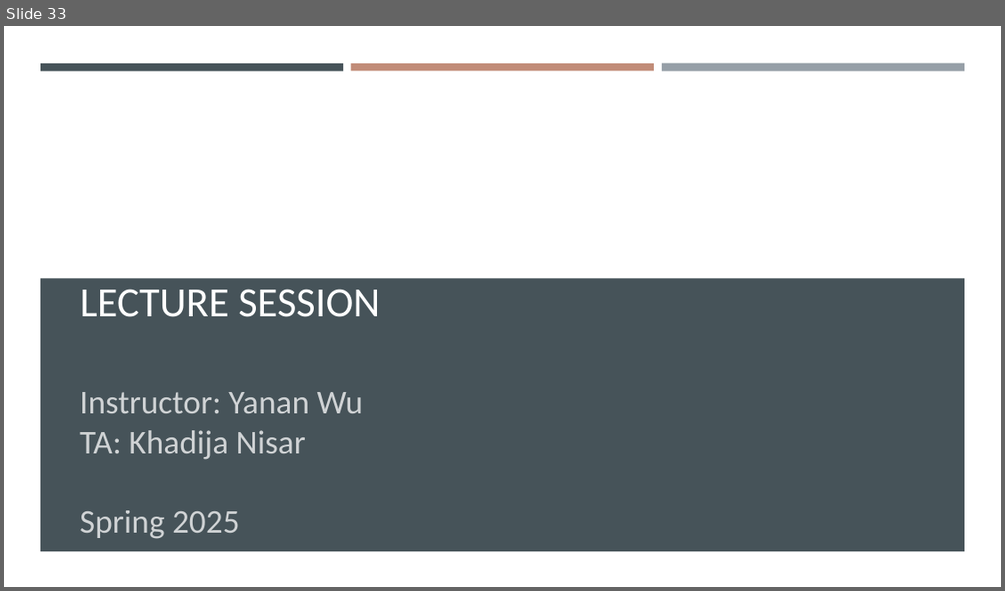
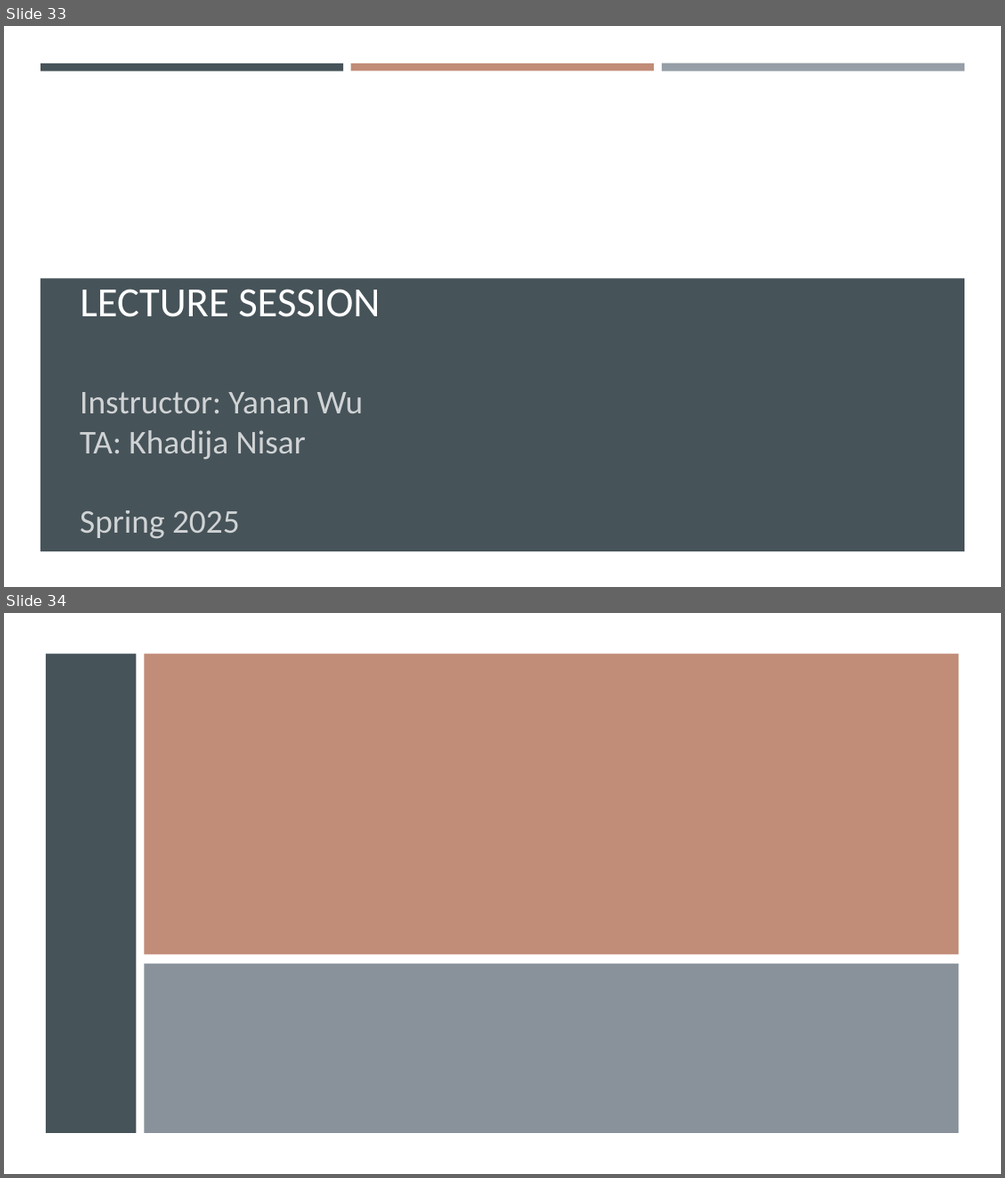
Before and after one commit to gisynw/geog-247, a slide deck: docs/Lectures/Week04/Week04_BivariateRegression.pptx. Shown one above the other, each under a label of ours: slide 33 before the commit, slides 33 and 34 after it. The pictures are 1005x591 and 1005x1178 pixels, drawn with LibreOffice and Linux fonts; fonts in the diff are those of the drawing; grey boxes stand for pictures; background and template pictures are left out. Boxes give left, top, right and bottom in pixels: in the first picture for what was removed or moved away, otherwise in the second. Text is boxed around its words. In the diff, an @@ line names an element or a change of style, - is before the commit and + after.

```diff
--- a/docs/Lectures/Week04/Week04_BivariateRegression.pptx
+++ b/docs/Lectures/Week04/Week04_BivariateRegression.pptx
@@ slide 34 added at [4,613,1001,1174], background #FFFFFF @@
@@ rectangle added at [4,613,1001,1174], fill #FFFFFF @@
@@ rectangle added at [46,653,137,1133], fill #465359 @@
@@ rectangle added at [144,653,958,954], fill #C18C78 @@
@@ rectangle added at [144,964,958,1134], fill #6C7781 at 80% opacity @@
```
Also in this commit, not shown: 1 slide changed, 5 other slides added, 1 slide removed, 5 other files.
